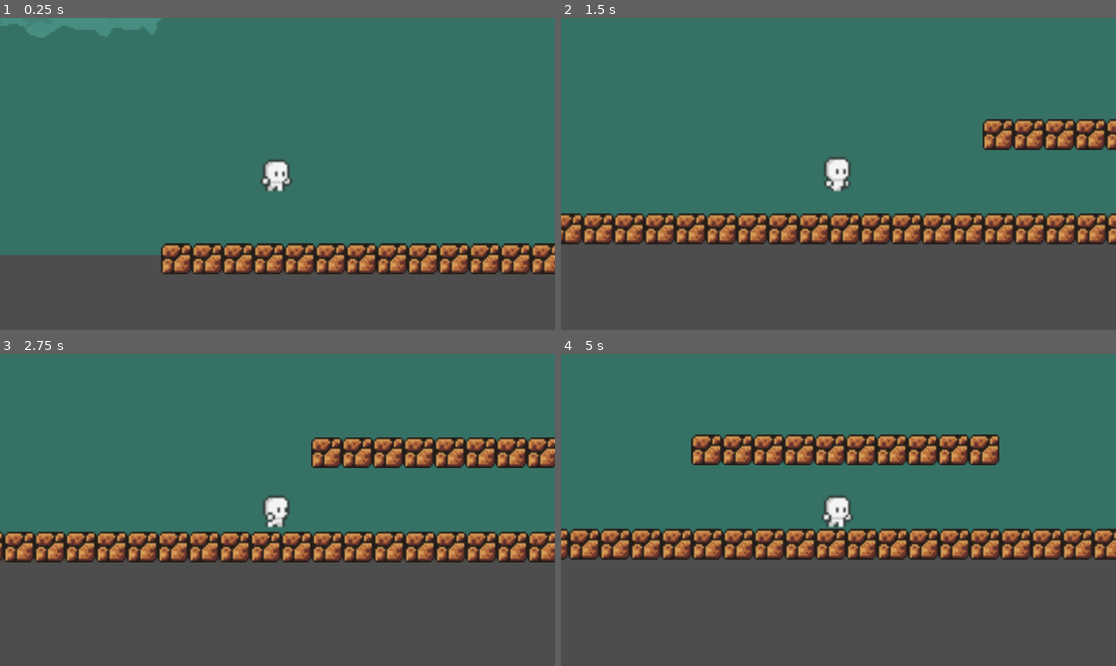
Above: before the commit, frames 1-4 (two rows, left to right).
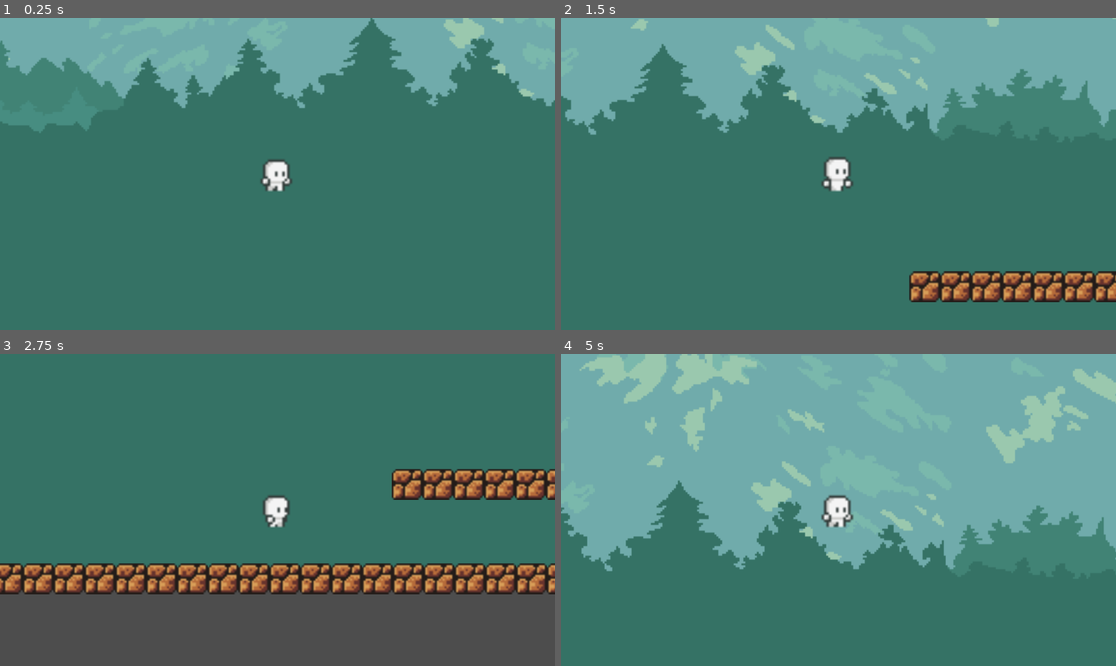
Above: after the commit, the same moments.

Repository: RKLGameDev/RKLGameDev
Game: Godot game, scene res://world.tscn
Same seed, same stepped clock (60 frames per second), same inputs: the game is played once before the commit and once after it.
Inputs:
- Up to frame 1 (0.25 s): no input
- Up to frame 2 (1.5 s): hold Right (ui_right) from 0.53 s (still down); tap Space (ui_select) at 0.77 s
- Up to frame 3 (2.75 s): tap Space (ui_select) at 1.52 s; release Right (ui_right) at 2.03 s; hold Left (ui_left) from 2.03 s (still down)
- Up to frame 4 (5 s): release Left (ui_left) at 2.78 s; hold Right (ui_right) 2.78-4.28 s; tap Space (ui_select) at 3.02, 3.77, 4.52 s; hold Left (ui_left) from 4.28 s (still down)

The runs differ from the first frame. In frame 1, 46% of the frame differs, in the area x 0-100%, y 0-100%; in frame 2, 66%; in frame 3, 27%; in frame 4, 98%.

Commit message:
More player physics updates

Diff:
--- a/firstplatformer/Ground1.tscn
+++ b/firstplatformer/Ground1.tscn
@@ -17,9 +17,12 @@
 [node name="Block Collision" type="CollisionPolygon2D" parent="."]
 position = Vector2(149, 35)
 scale = Vector2(10, 10)
-polygon = PackedVector2Array(-17.3, -5.2, -16.5, -6, -10.9, -6, -10.9, -0.4, -11.7, 0.4, -17.3, 0.4)
+polygon = PackedVector2Array(-17.3, -5.2, -17.3, -6, -10.9, -6, -10.9, -0.4, -11.7, 0.4, -17.3, 0.4)
 
-[node name="RigidBody2D" type="RigidBody2D" parent="."]
+[node name="Surface" type="RigidBody2D" parent="."]
+position = Vector2(35, 0)
+collision_mask = 0
 
-[node name="Surface Collision" type="CollisionPolygon2D" parent="RigidBody2D"]
-polygon = PackedVector2Array(-16, -25, 40, -25, 40, -17, -24, -17)
+[node name="Surface Collision" type="CollisionPolygon2D" parent="Surface"]
+position = Vector2(-36, -4)
+polygon = PackedVector2Array(-25, -28, 41, -28, 41, -17, -25, -17)
--- a/firstplatformer/Player.tscn
+++ b/firstplatformer/Player.tscn
@@ -133,6 +133,7 @@
 collision_layer = 255
 collision_mask = 255
 platform_wall_layers = 255
+safe_margin = 2.0
 script = ExtResource("1_xhfnw")
 metadata/_edit_lock_ = true
 
@@ -141,16 +142,15 @@
 y_sort_enabled = true
 position = Vector2(-252, -172)
 build_mode = 1
-polygon = PackedVector2Array(232, 211, 232, 202, 268, 202, 268, 211)
+polygon = PackedVector2Array(232, 211, 226, 150, 251, 143, 274, 150, 268, 211)
 one_way_collision_margin = 2.0
-metadata/_edit_lock_ = true
 
 [node name="AnimatedSprite2D" type="AnimatedSprite2D" parent="."]
 scale = Vector2(5, 5)
 sprite_frames = SubResource("SpriteFrames_h84ma")
 animation = &"WalkRight"
 autoplay = "WalkRight"
-frame_progress = 0.208624
+frame_progress = 0.642224
 metadata/_edit_lock_ = true
 
 [node name="Camera2D" type="Camera2D" parent="."]
--- a/firstplatformer/player.gd
+++ b/firstplatformer/player.gd
@@ -6,17 +6,21 @@
 var dir = Vector2(0,1)
 var acc = 6000
 const GRAVITY = 3000
-const jumpspeed = 20000
+const jumpspeed = 1500
 
 
 func _physics_process(delta):
 	var input_vec = Vector2.ZERO
 	var jump=0
 
-	input_vec.x = Input.get_action_strength("ui_right") - Input.get_action_strength("ui_left")
-	#input_vec.y = Input.get_action_strength("ui_down") - Input.get_action_strength("ui_up")
+	velocity.y += delta * GRAVITY
 
-	input_vec = input_vec.normalized()
+	if Input.is_action_pressed("ui_left"):
+		velocity.x = -speed
+	elif Input.is_action_pressed("ui_right"):
+		velocity.x =  speed
+	else:
+		velocity.x = 0
 
 
 	jump = Input.is_action_just_released("ui_select")
@@ -24,20 +28,13 @@
 	if jump:
 		velocity.y = -jumpspeed
 
-	print(input_vec);print(jump)
-	if input_vec != Vector2.ZERO:# and health > 0:
-		vel = vel.move_toward(speed*input_vec, delta*acc)
-		dir = input_vec*(1/max(abs(input_vec.x),abs(input_vec.y)))
-		#animationtree.set("parameters/Idle/blend_position",dir)
-		#animationtree.set("parameters/Run/blend_position",dir)
-		#animationstate.travel("Run")
-	else:
-		vel = vel.move_toward(Vector2.ZERO, friction*delta)
-		#animationstate.travel("Idle")
-	velocity = vel
+	# "move_and_slide" already takes delta time into account.
+	move_and_slide()
 
-	velocity.y += GRAVITY * delta
-
-	var motion = velocity * delta
-
-	move_and_collide(motion)
+	for index in get_slide_collision_count():
+		var collision = get_slide_collision(index).get_collider()
+		if not jump and collision.name.begins_with("Ground"):
+			print("I'm Grounded")
+			velocity.y = 0
+	if get_slide_collision_count() == 0:
+		print("I'm Freeee")
--- a/firstplatformer/world.tscn
+++ b/firstplatformer/world.tscn
@@ -13,7 +13,7 @@
 metadata/_edit_lock_ = true
 
 [node name="Player" parent="." instance=ExtResource("3_tlwt5")]
-position = Vector2(241, 379)
+position = Vector2(378, 93)
 
 [node name="StaticGround" type="Node" parent="Player"]
 
